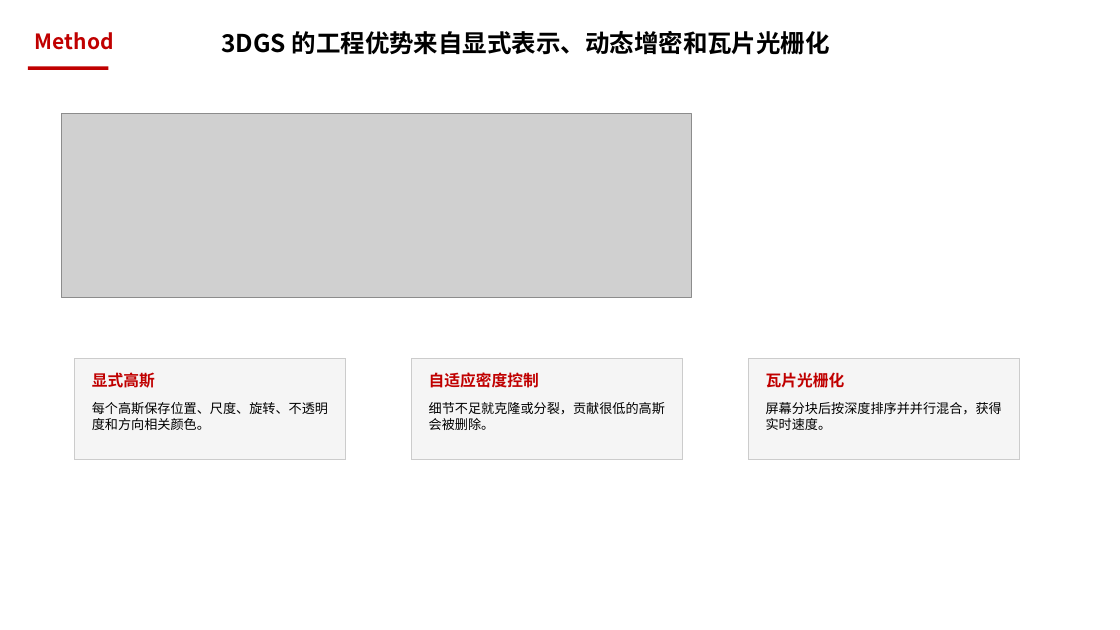
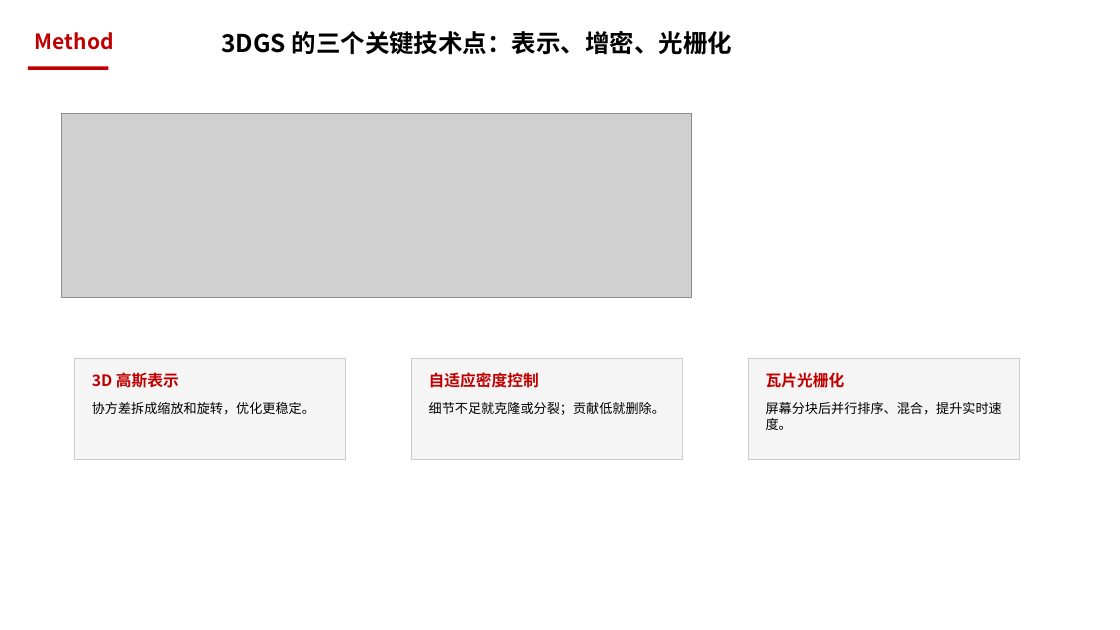
Before and after one commit to mengmcy1/gastric-cbm, a slide deck: slide 9 of 汇报/论文总结7.10_NeRF与3DGS_基础汇报.pptx (slide 7 before the commit). Drawn at 1120x630 pixels with LibreOffice and Linux fonts; fonts in the diff are those of the drawing; grey boxes stand for pictures. Boxes give left, top, right and bottom in pixels: in the first picture for what was removed or moved away, otherwise in the second. Text is boxed around its words. In the diff, an @@ line names an element or a change of style, - is before the commit and + after.

```diff
--- a/汇报/论文总结7.10_NeRF与3DGS_基础汇报.pptx
+++ b/汇报/论文总结7.10_NeRF与3DGS_基础汇报.pptx
@@ text at (221, 31, 732, 55): text changed @@
-3DGS 的工程优势来自显式表示、动态增密和瓦片光栅化
+3DGS 的三个关键技术点：表示、增密、光栅化
@@ text at (92, 372, 179, 388): text changed @@
-显式高斯
+3D 高斯表示
@@ text at (92, 402, 315, 414): text changed @@
-每个高斯保存位置、尺度、旋转、不透明度和方向相关颜色。
+协方差拆成缩放和旋转，优化更稳定。
@@ text at (429, 402, 665, 415): text changed @@
-细节不足就克隆或分裂，贡献很低的高斯会被删除。
+细节不足就克隆或分裂；贡献低就删除。
@@ text at (766, 402, 1002, 430): text changed @@
-屏幕分块后按深度排序并并行混合，获得实时速度。
+屏幕分块后并行排序、混合，提升实时速度。
```
Also in this commit, not shown: 1 other slide changed, 15 slides added, 8 slides removed, 15 other files.
